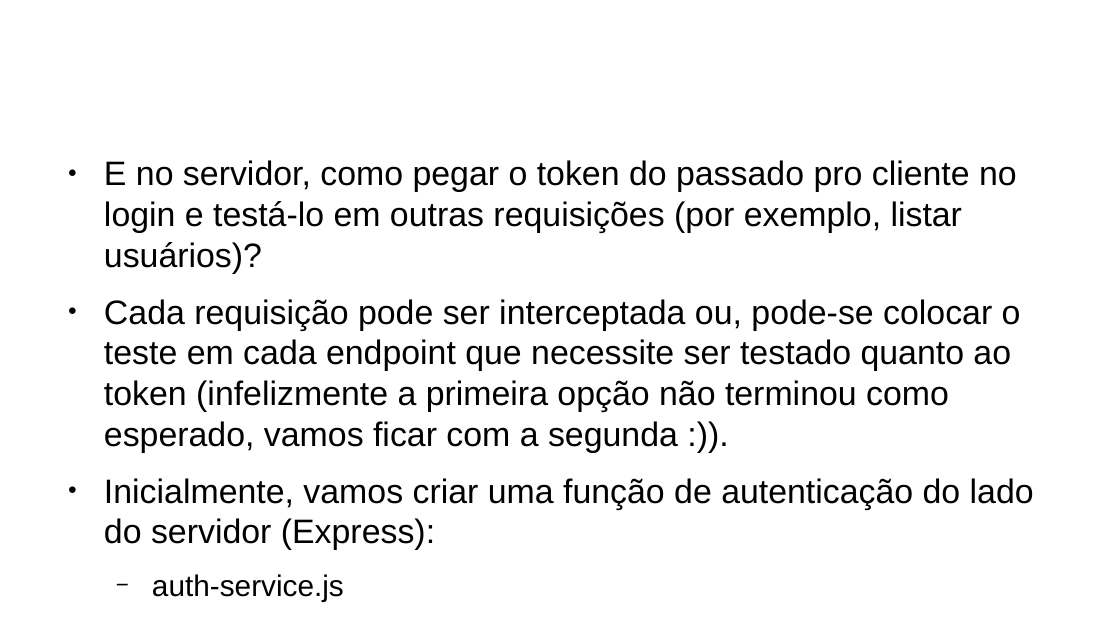
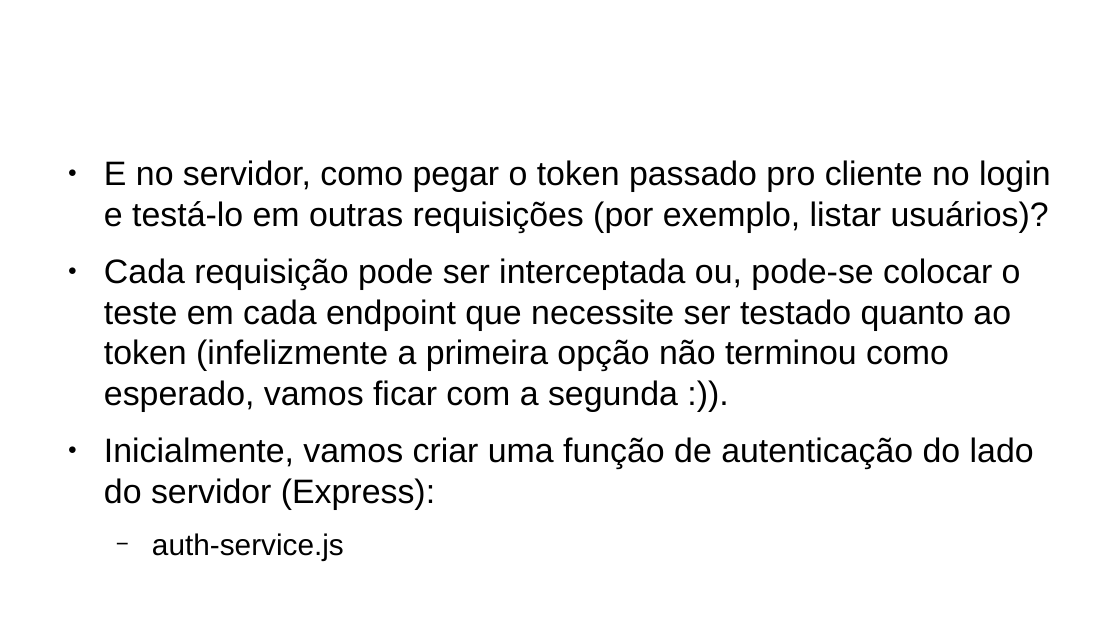
Before and after one commit to CCastro01/PIW-2019_1, a slide deck: slide 50 of SLIDES/14-Refatoração do Projeto CRUD.odp (slide 49 before the commit). Drawn at 1120x630 pixels with LibreOffice and Linux fonts; fonts in the diff are those of the drawing; background and template pictures are left out. Boxes give left, top, right and bottom in pixels: in the first picture for what was removed or moved away, otherwise in the second. Text is boxed around its words. In the diff, an @@ line names an element or a change of style, - is before the commit and + after.

```diff
--- a/SLIDES/14-Refatoração do Projeto CRUD.odp
+++ b/SLIDES/14-Refatoração do Projeto CRUD.odp
@@ text at [104, 160, 1051, 233]: text changed @@
-● E no servidor, como pegar o token do passado pro cliente no login e testá-lo em outras requisições (por exemplo, listar usuários)?
+● E no servidor, como pegar o token passado pro cliente no login e testá-lo em outras requisições (por exemplo, listar usuários)?
```
Also in this commit, not shown: 17 other slides changed, 1 slide added, 2 other files.
